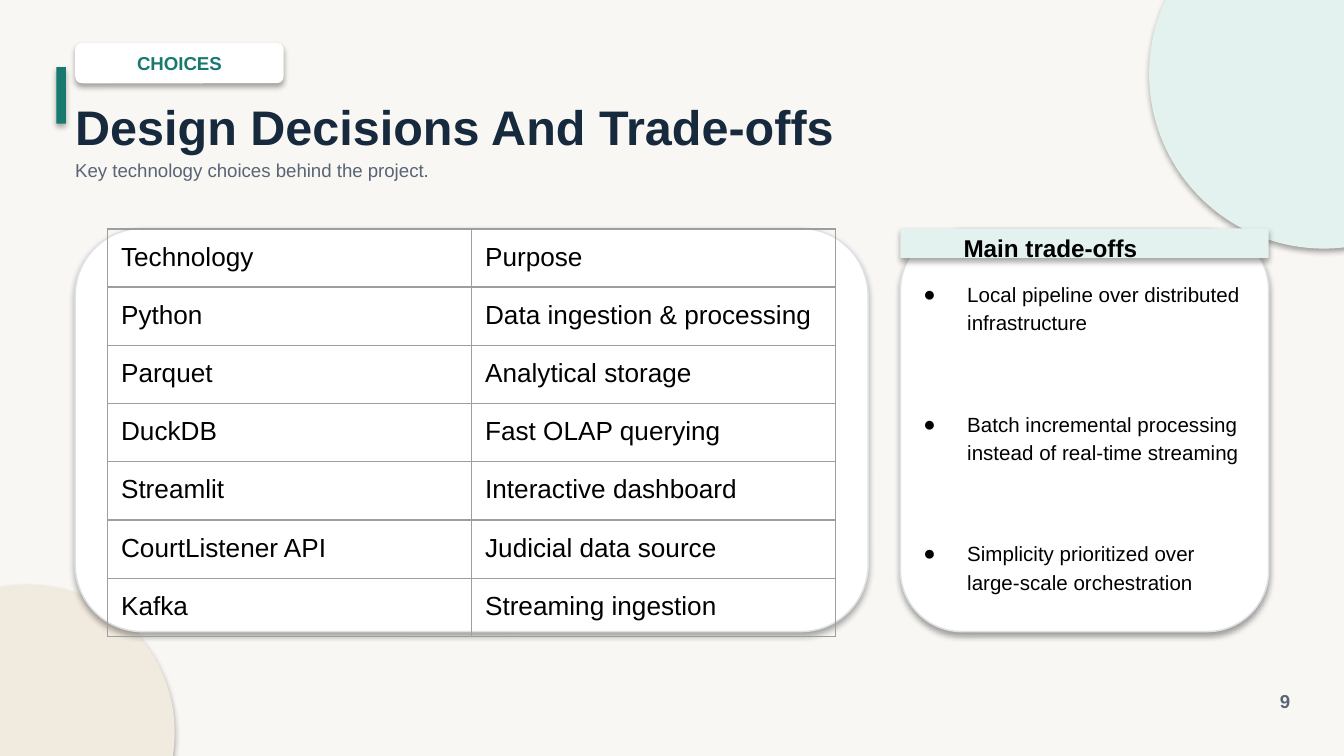
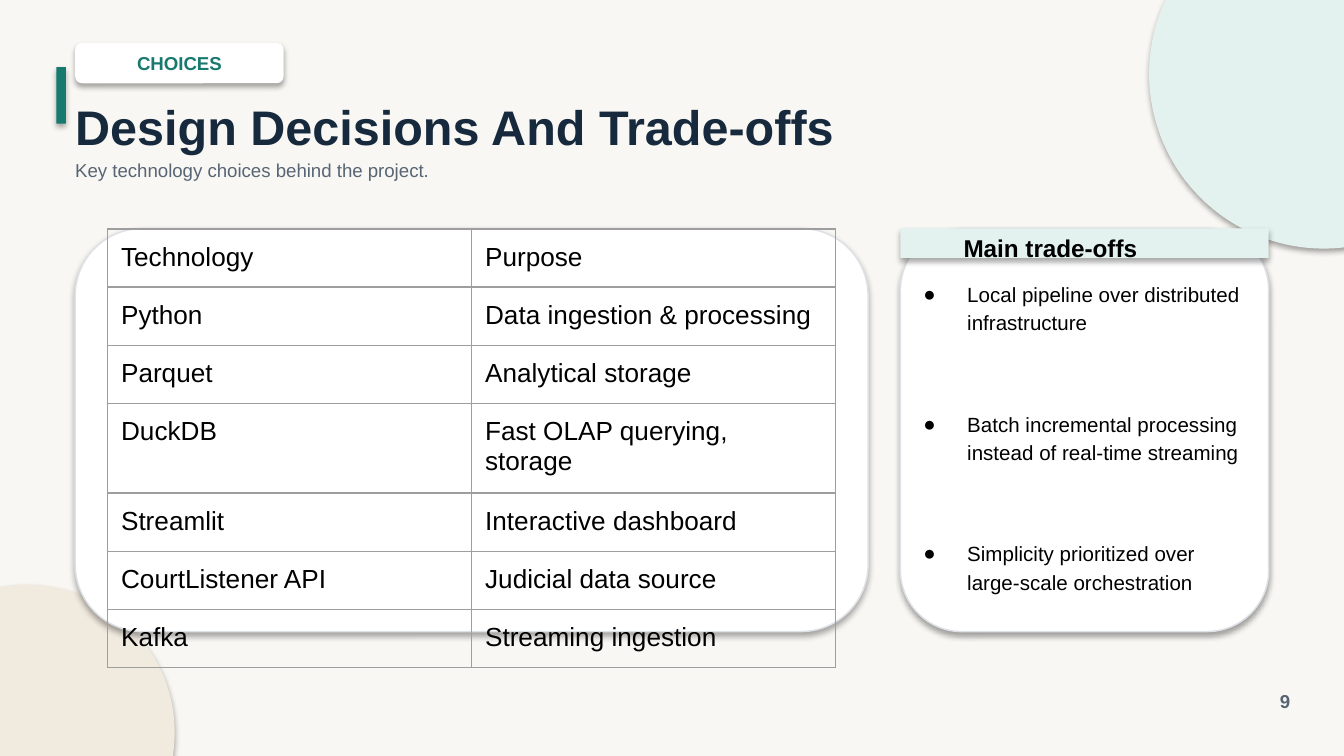
Before and after one commit to Big-data-court-hearings/project, a slide deck: slide 9 of docs/presentation/BDT_Project_Presentation.pptx. Drawn at 1344x756 pixels with LibreOffice and Linux fonts; fonts in the diff are those of the drawing. Boxes give left, top, right and bottom in pixels: in the first picture for what was removed or moved away, otherwise in the second. Text is boxed around its words. In the diff, an @@ line names an element or a change of style, - is before the commit and + after.

Commit message:
updated presentation

```diff
--- a/docs/presentation/BDT_Project_Presentation.pptx
+++ b/docs/presentation/BDT_Project_Presentation.pptx
@@ table at (x1=108, y1=228, x2=836, y2=669) @@
-row 4, column 2: Fast OLAP querying
+row 4, column 2: Fast OLAP querying, storage
```
Also in this commit, not shown: 1 other slide changed.
